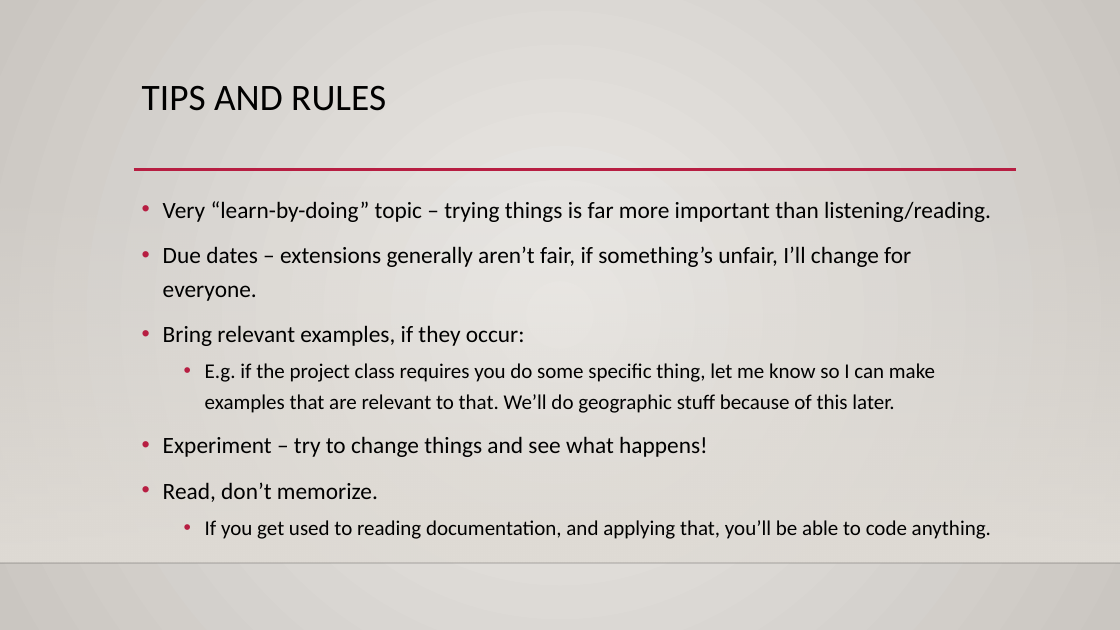
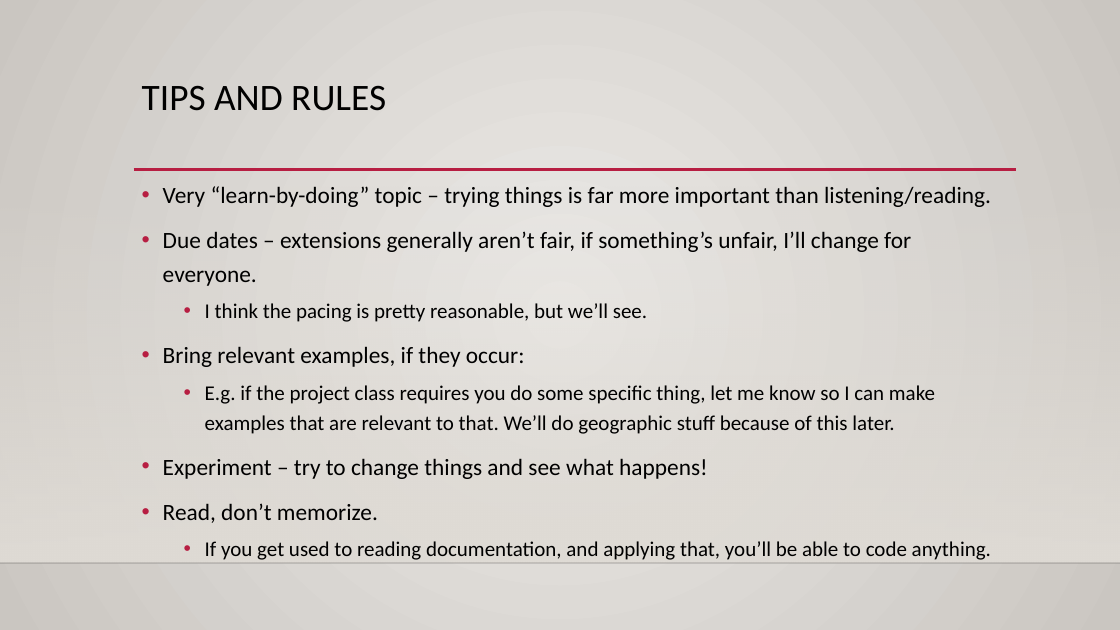
Before and after one commit to glennybarnes/Intro_to_Machine_Learning_Students, a slide deck: slide 11 of reference_content/Slides/Intro.pptx (slide 8 before the commit). Drawn at 1120x630 pixels with LibreOffice and Linux fonts; fonts in the diff are those of the drawing; background and template pictures are left out. Boxes give left, top, right and bottom in pixels: in the first picture for what was removed or moved away, otherwise in the second. Text is boxed around its words. In the diff, an @@ line names an element or a change of style, - is before the commit and + after.

```diff
--- a/reference_content/Slides/Intro.pptx
+++ b/reference_content/Slides/Intro.pptx
@@ text "Very “learn-by-doing” topic – trying ..." moved from (x1=163, y1=201, x2=991, y2=539) to (x1=163, y1=186, x2=991, y2=560) @@
@@ text at (x1=205, y1=303, x2=647, y2=322): paragraph added @@
+  • I think the pacing is pretty reasonable, but we’ll see.
```
Also in this commit, not shown: 5 other slides changed, 21 slides added, 3 other files.
